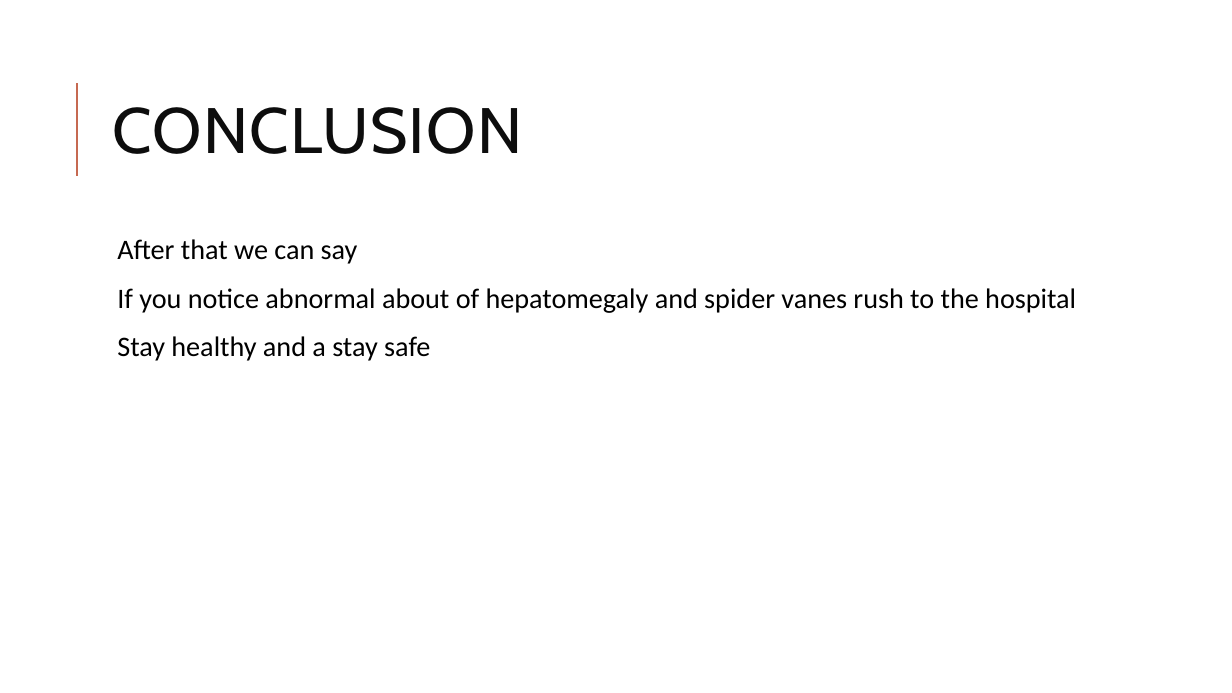
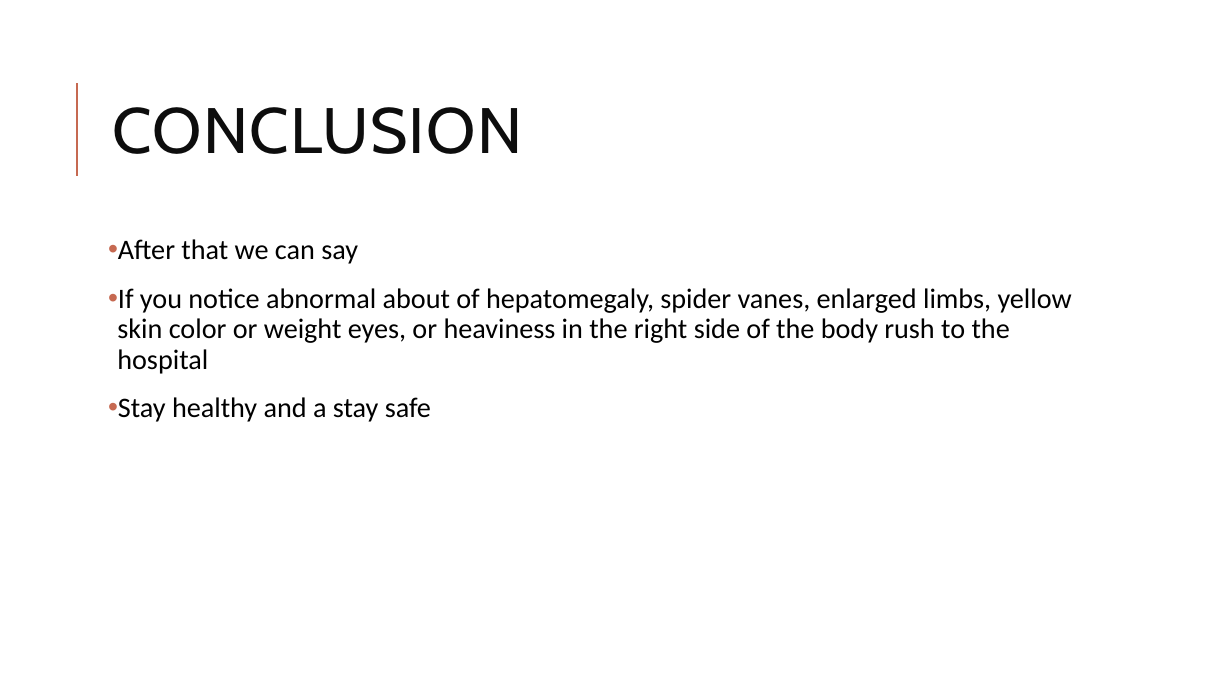
Before and after one commit to Yahia-Ragab/Depi, a slide deck: slide 33 of Depi prject 3.pptx (slide 28 before the commit). Drawn at 1232x693 pixels with LibreOffice and Linux fonts; fonts in the diff are those of the drawing. Boxes give left, top, right and bottom in pixels: in the first picture for what was removed or moved away, otherwise in the second. Text is boxed around its words. In the diff, an @@ line names an element or a change of style, - is before the commit and + after.

```diff
--- a/Depi prject 3.pptx
+++ b/Depi prject 3.pptx
@@ text at [118,239,431,422]: bullet   to • @@
@@ text at [117,288,1072,374]: text changed @@
-  If you notice abnormal about of hepatomegaly and spider vanes rush to the hospital
+• If you notice abnormal about of hepatomegaly, spider vanes, enlarged limbs, yellow skin color or weight eyes, or heaviness in the right side of the body rush to the hospital
```
Also in this commit, not shown: 14 other slides changed, 6 slides added, 1 slide removed.
